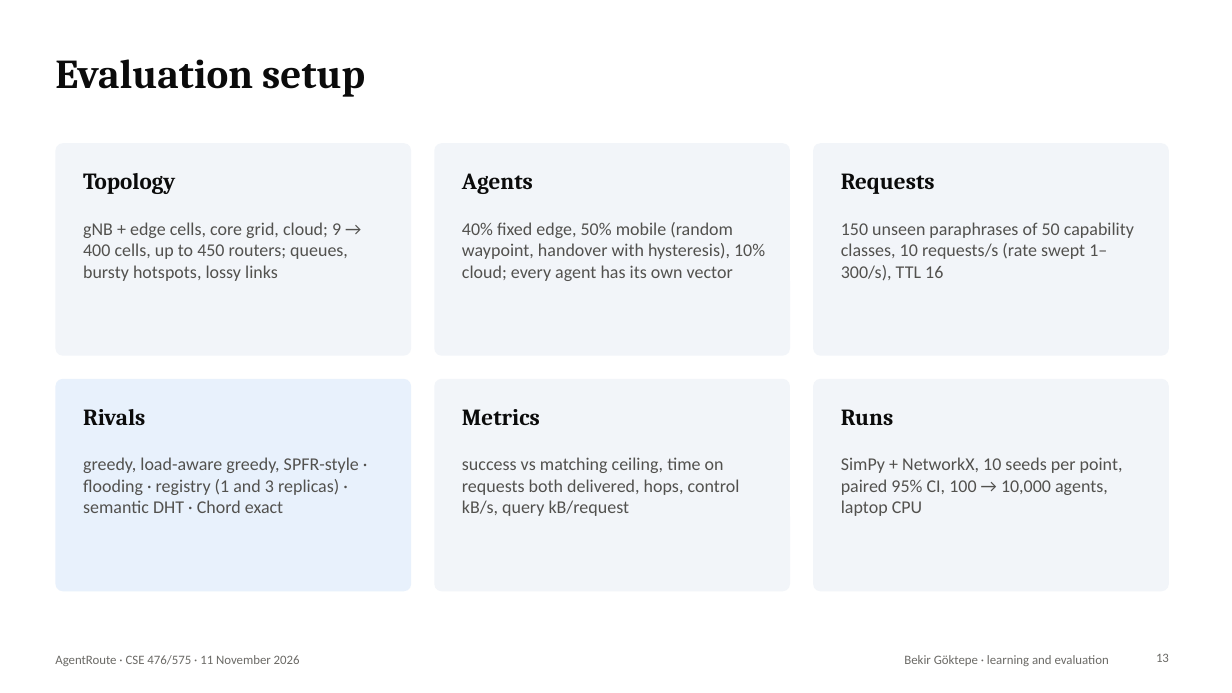
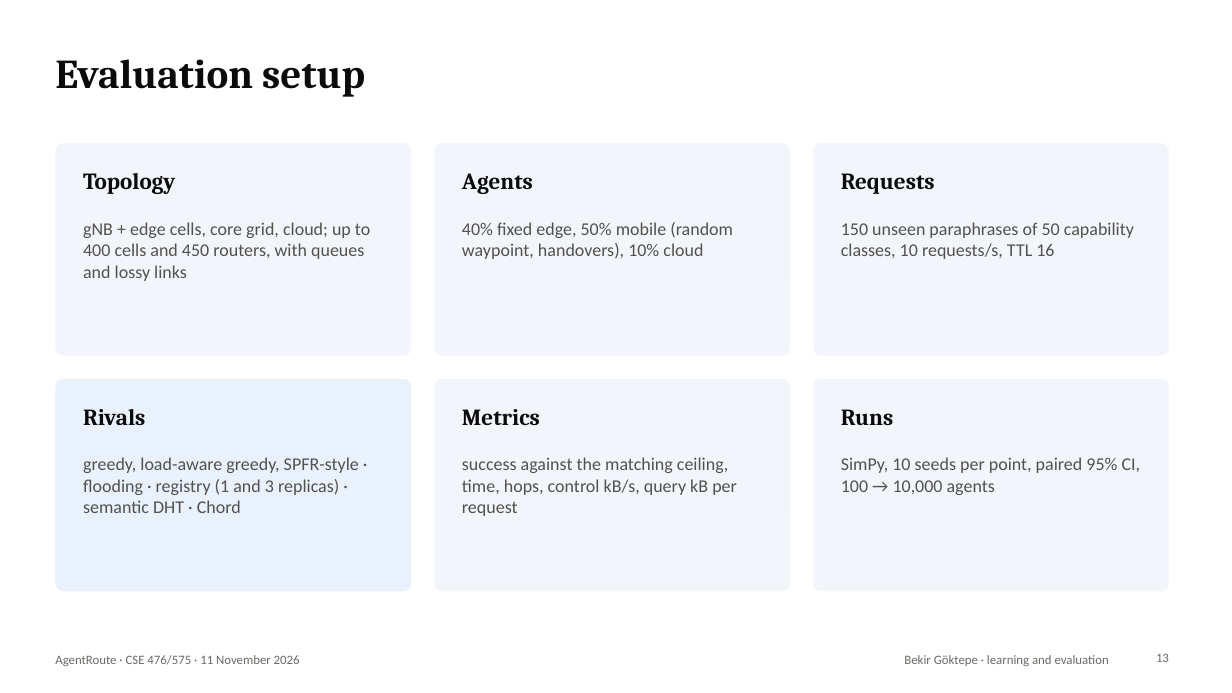
Before and after one commit to mrgedikli/AgentRoute, a slide deck: slide 13 of docs/slides/AgentRoute.pptx. Drawn at 1232x693 pixels with LibreOffice and Linux fonts; fonts in the diff are those of the drawing. Boxes give left, top, right and bottom in pixels: in the first picture for what was removed or moved away, otherwise in the second. Text is boxed around its words. In the diff, an @@ line names an element or a change of style, - is before the commit and + after.

```diff
--- a/docs/slides/AgentRoute.pptx
+++ b/docs/slides/AgentRoute.pptx
@@ text at (83, 222, 370, 281): text changed @@
-gNB + edge cells, core grid, cloud; 9 → 400 cells, up to 450 routers; queues, bursty hotspots, lossy links
+gNB + edge cells, core grid, cloud; up to 400 cells and 450 routers, with queues and lossy links
@@ text at (462, 222, 733, 259): text changed @@
-40% fixed edge, 50% mobile (random waypoint, handover with hysteresis), 10% cloud; every agent has its own vector
+40% fixed edge, 50% mobile (random waypoint, handovers), 10% cloud
@@ text at (841, 222, 1134, 259): text changed @@
-150 unseen paraphrases of 50 capability classes, 10 requests/s (rate swept 1–300/s), TTL 16
+150 unseen paraphrases of 50 capability classes, 10 requests/s, TTL 16
@@ text at (83, 457, 359, 513): text changed @@
-greedy, load-aware greedy, SPFR-style · flooding · registry (1 and 3 replicas) · semantic DHT · Chord exact
+greedy, load-aware greedy, SPFR-style · flooding · registry (1 and 3 replicas) · semantic DHT · Chord
@@ text at (462, 457, 737, 516): text changed @@
-success vs matching ceiling, time on requests both delivered, hops, control kB/s, query kB/request
+success against the matching ceiling, time, hops, control kB/s, query kB per request
@@ text at (841, 457, 1141, 495): text changed @@
-SimPy + NetworkX, 10 seeds per point, paired 95% CI, 100 → 10,000 agents, laptop CPU
+SimPy, 10 seeds per point, paired 95% CI, 100 → 10,000 agents
```
Also in this commit, not shown: 5 other slides changed, 1 slide added, 2 other files.
